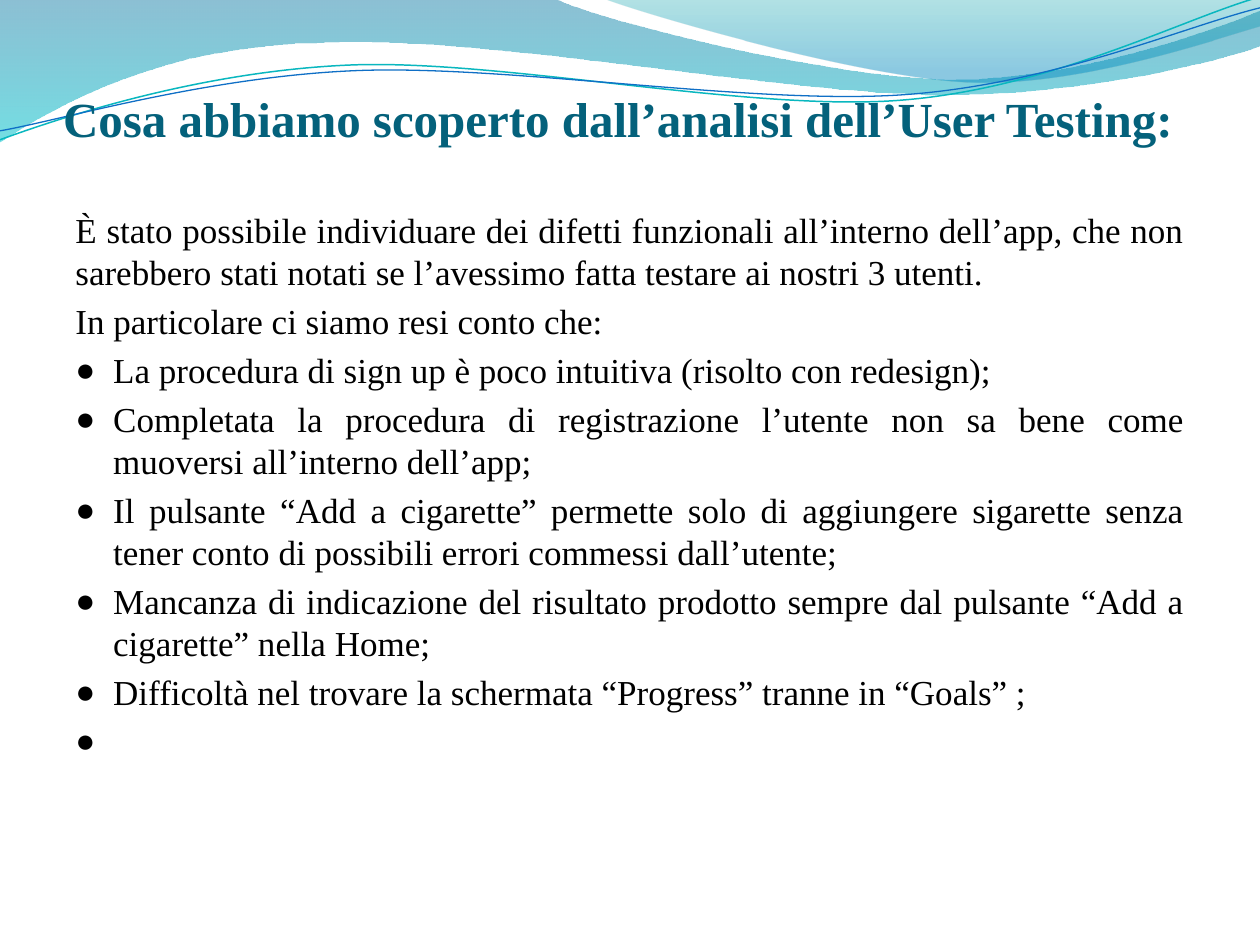
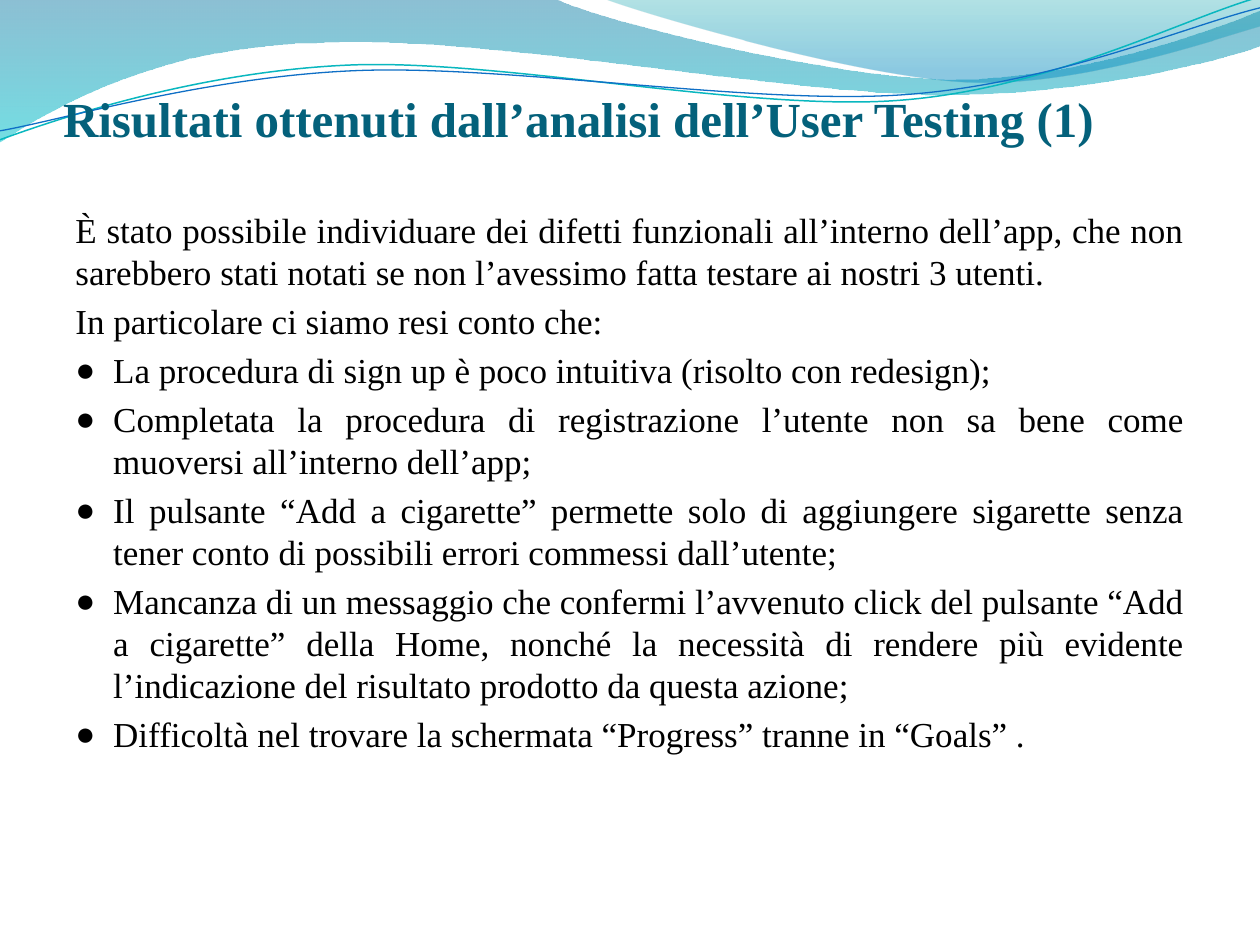
Before and after one commit to giusmastro91/Cognitive-systems, a slide deck: slide 42 of Prova_6/Leone_Mastrosimone_PresentazioneProgetto.pptx. Drawn at 1260x945 pixels with LibreOffice and Linux fonts; fonts in the diff are those of the drawing; background and template pictures are left out. Boxes give left, top, right and bottom in pixels: in the first picture for what was removed or moved away, otherwise in the second. Text is boxed around its words. In the diff, an @@ line names an element or a change of style, - is before the commit and + after.

Commit message:
mod

```diff
--- a/Prova_6/Leone_Mastrosimone_PresentazioneProgetto.pptx
+++ b/Prova_6/Leone_Mastrosimone_PresentazioneProgetto.pptx
@@ title at (63, 99, 1094, 147): text changed @@
-Cosa abbiamo scoperto dall’analisi dell’User Testing:
+Risultati ottenuti dall’analisi dell’User Testing (1)
@@ text at (75, 215, 1183, 286): text changed @@
-È stato possibile individuare dei difetti funzionali all’interno dell’app, che non sarebbero stati notati se l’avessimo fatta testare ai nostri 3 utenti.
+È stato possibile individuare dei difetti funzionali all’interno dell’app, che non sarebbero stati notati se non l’avessimo fatta testare ai nostri 3 utenti.
@@ text at (113, 589, 1184, 754): text changed @@
-● Mancanza di indicazione del risultato prodotto sempre dal pulsante “Add a cigarette” nella Home;
-● Difficoltà nel trovare la schermata “Progress” tranne in “Goals” ;
+● Mancanza di un messaggio che confermi l’avvenuto click del pulsante “Add a cigarette” della Home, nonché la necessità di rendere più evidente l’indicazione del risultato prodotto da questa azione;
+● Difficoltà nel trovare la schermata “Progress” tranne in “Goals” .
```
Also in this commit, not shown: 1 slide added.
